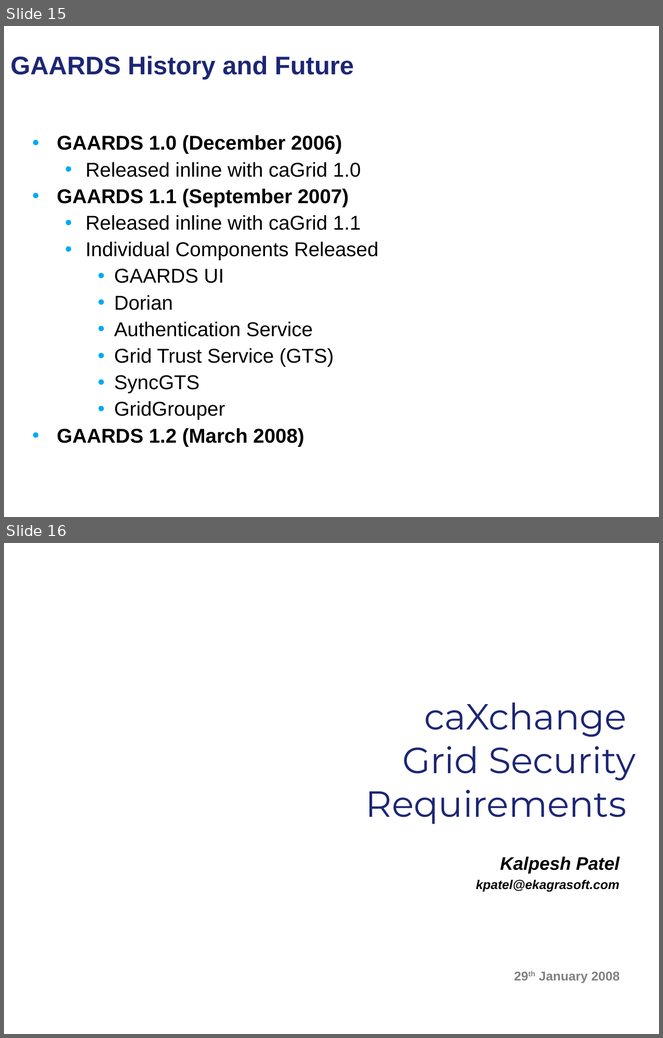
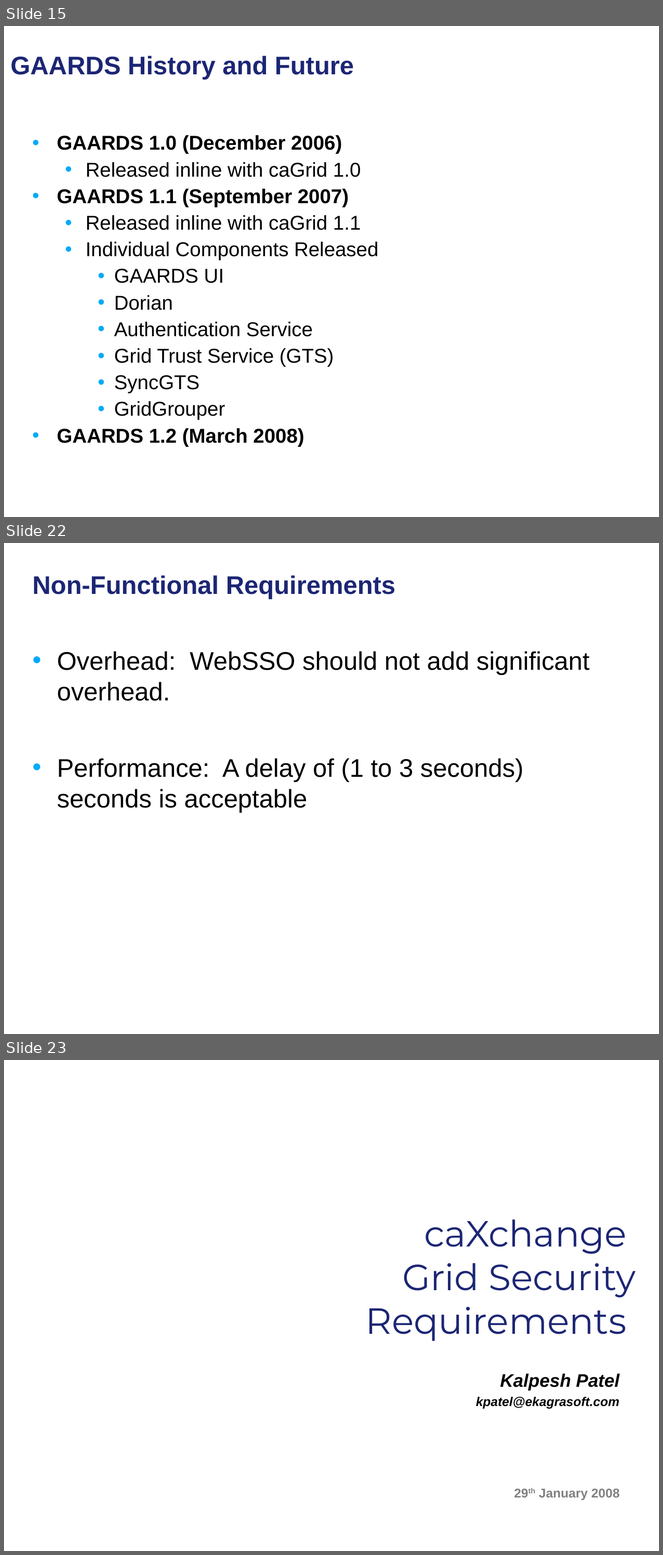
Before and after one commit to NCIP/cagrid-portal, a slide deck: cagrid-1-0/Documentation/presentations/security/gaards-arch-vcde-f2f-january-2008.ppt. Shown one above the other, each under a label of ours: slides 15 and 16 before the commit, slides 15, 22 and 23 after it; the slides between them are not shown. The pictures are 663x1038 and 663x1555 pixels, drawn with LibreOffice and Linux fonts; fonts in the diff are those of the drawing; background and template pictures are left out. Boxes give left, top, right and bottom in pixels: in the first picture for what was removed or moved away, otherwise in the second. Text is boxed around its words. In the diff, an @@ line names an element or a change of style, - is before the commit and + after.

```diff
--- a/cagrid-1-0/Documentation/presentations/security/gaards-arch-vcde-f2f-january-2008.ppt
+++ b/cagrid-1-0/Documentation/presentations/security/gaards-arch-vcde-f2f-january-2008.ppt
@@ slide 22 added at box(4, 543, 659, 1034), background picture (left out) @@
@@ title added at box(33, 575, 396, 599), 28 pt, text #1C2674, bold @@
+Non-Functional Requirements
@@ text added at box(57, 651, 590, 813), 28 pt, text #000000 @@
+• Overhead: WebSSO should not add significant overhead.
+• Performance: A delay of (1 to 3 seconds) seconds is acceptable
@@ what was slide 16 is now slide 23 @@
```
Also in this commit, not shown: 6 other slides added.
